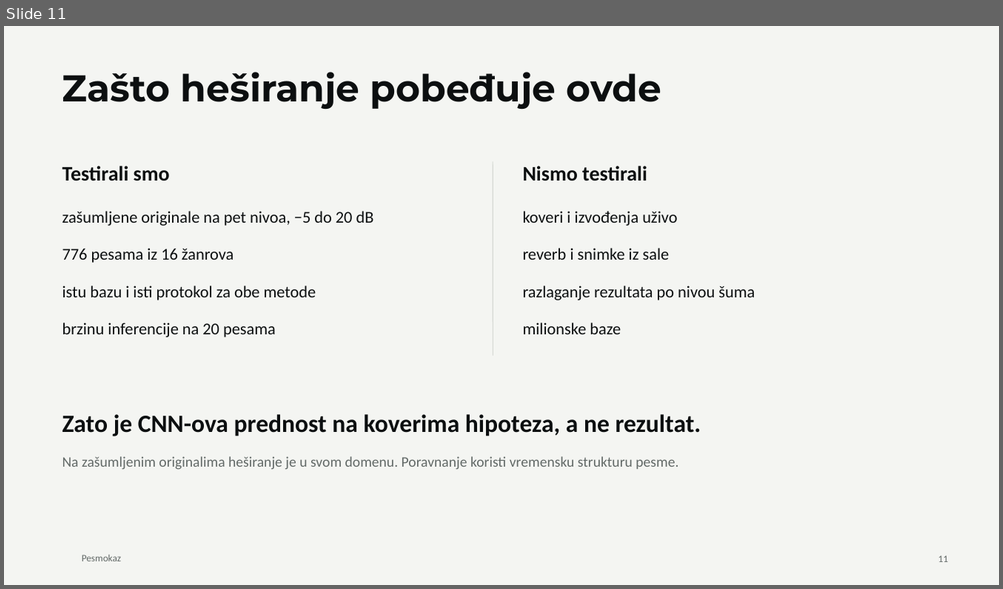
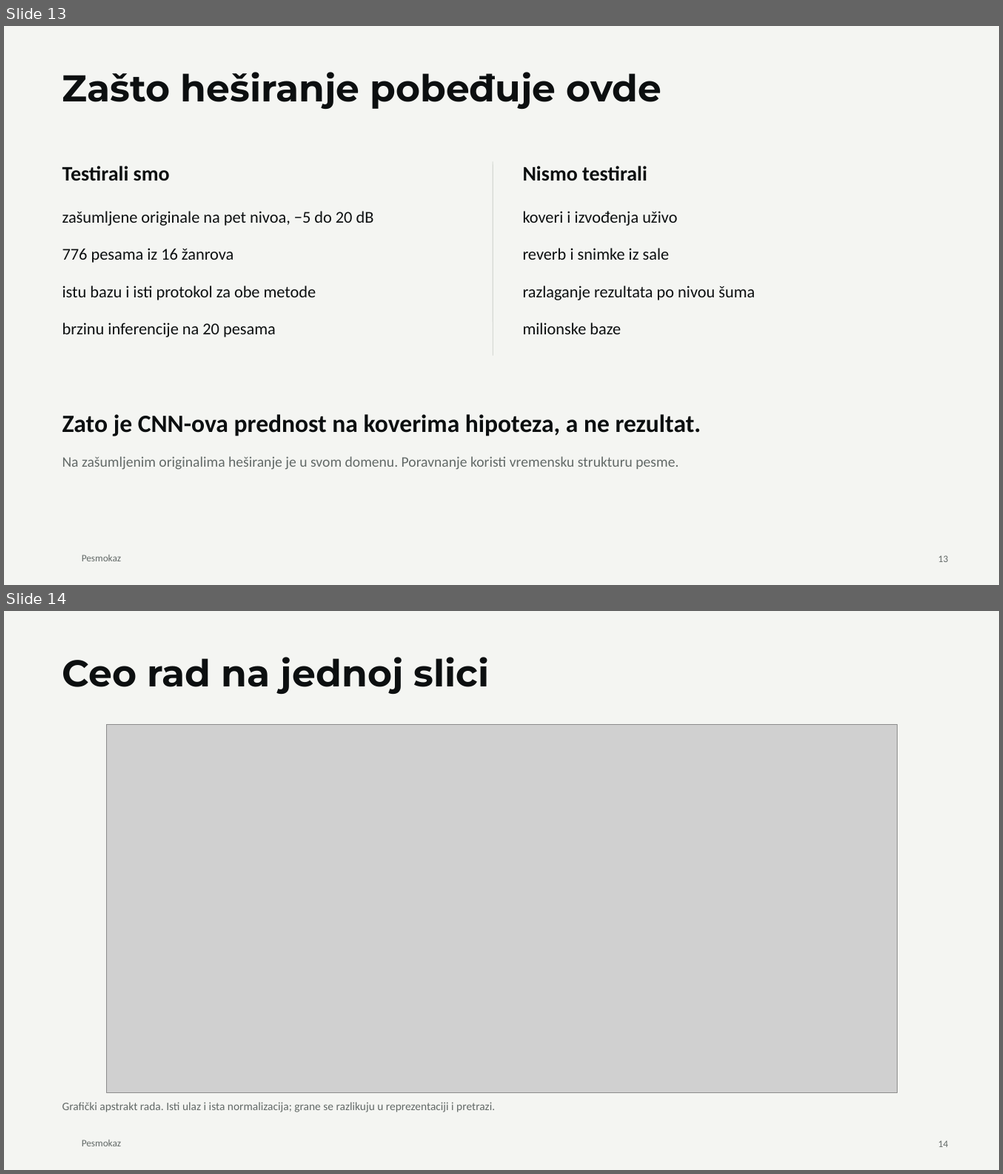
Before and after one commit to MaliBalavi/presentations, a slide deck: decks/pesmokaz/deck.pptx. Shown one above the other, each under a label of ours: slide 11 before the commit, slides 13 and 14 after it. The pictures are 1003x589 and 1003x1174 pixels, drawn with LibreOffice and Linux fonts; fonts in the diff are those of the drawing; grey boxes stand for pictures; background and template pictures are left out. Boxes give left, top, right and bottom in pixels: in the first picture for what was removed or moved away, otherwise in the second. Text is boxed around its words. In the diff, an @@ line names an element or a change of style, - is before the commit and + after.

```diff
--- a/decks/pesmokaz/deck.pptx
+++ b/decks/pesmokaz/deck.pptx
@@ slide 14 added at bbox=[4, 611, 999, 1170], background #F4F5F2; not listed: 1 template element that a slide beside it also shows @@
@@ text added at bbox=[62, 657, 489, 694], 36 pt, text #0C0F10, bold @@
+Ceo rad na jednoj slici
@@ picture added at bbox=[106, 724, 897, 1093] @@
@@ text added at bbox=[62, 1102, 495, 1113], 11 pt, text #626967 @@
+Grafički apstrakt rada. Isti ulaz i ista normalizacija; grane se razlikuju u reprezentaciji i pretrazi.
@@ page number added at bbox=[938, 1141, 948, 1147], 9.5 pt, text #626967 @@
+14
@@ what was slide 11 is now slide 13 @@
@@ page number at bbox=[938, 556, 948, 562]: text changed @@
-11
+13
```
Also in this commit, not shown: 1 slide changed, 2 other slides added, 11 other files.
